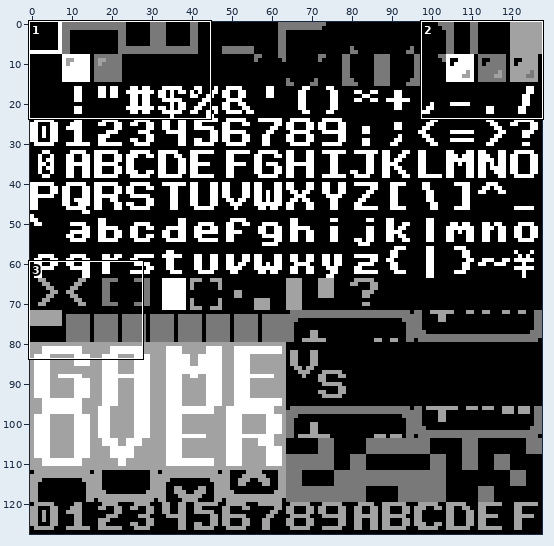
Pixel-art file: images/tiles.aseprite. The picture above shows the old version from afar; the outline marks the close-up.
Close-up. Before the edit:
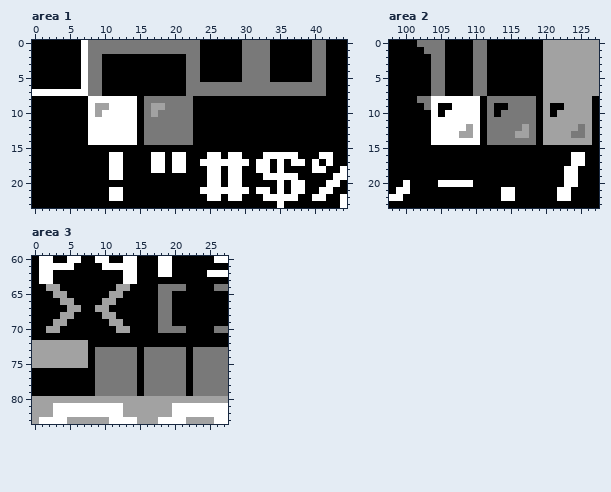
128x128 pixels, 1 frame. Shown: area 1: x 0..44, y 0..23; area 2: x 98..127, y 0..23; area 3: x 0..27, y 60..83. The commit also changed other parts of the picture, which this record leaves out.
Now the later version:
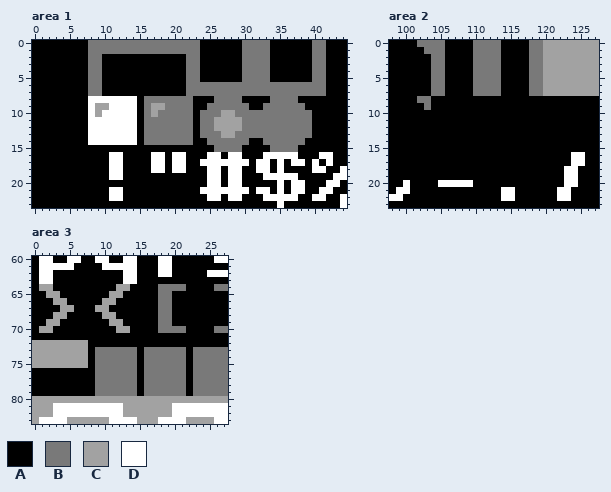
Palette (. is transparent): A #000000  B #797979  C #a2a2a2  D #ffffff
From old to new:
Area 1:
The edit turns colour D into colour A in rows 0 to 6 at x 7; in row 7 at x 0 to 7.
The edit turns colour A into colour B in row 8 at x 26 to 29 and 34 to 37; in row 9 at x 25 to 30 and 33 to 38; in row 10 at x 24 to 26 and 29 to 39; in rows 11 to 12 at x 24 to 25 and 30 to 39; in row 13 at x 24 to 26 and 29 to 39; in row 14 at x 25 to 30 and 33 to 38.
The edit turns colour A into colour B in row 15 at x 26 to 29 and 34 to 37.
The edit turns colour A into colour C in row 10 at x 27 to 28; in rows 11 to 12 at x 26 to 29; in row 13 at x 27 to 28.
Area 2:
The edit turns colour B into colour A in row 8 at x 112 to 118; in row 9 at x 112 and 115 to 118; in row 10 at x 112 and 114 to 118; in row 11 at x 112 to 118; in row 12 at x 112 to 116, 118 and 125; in row 13 at x 112 to 115, 118 and 124 to 125.
The edit turns colour B into colour A in row 14 at x 112 to 118.
The edit turns colour C into colour A in row 8 at x 120 to 126; in row 9 at x 120 and 123 to 126; in row 10 at x 120 and 122 to 126; in row 11 at x 120 to 126; in row 12 at x 109, 117, 120 to 124 and 126; in row 13 at x 108 to 109, 116 to 117, 120 to 123 and 126.
The edit turns colour C into colour A in row 14 at x 120 to 126.
The edit turns colour D into colour A in row 8 at x 104 to 110; in row 9 at x 104 and 107 to 110; in row 10 at x 104 and 106 to 110; in row 11 at x 104 to 110; in row 12 at x 104 to 108 and 110; in row 13 at x 104 to 107 and 110.
The edit turns colour D into colour A in row 14 at x 104 to 110.
The edit turns colour A into colour B in rows 0 to 7 at x 112 to 113 and 118 to 119.
Area 3:
The edit turns colour C into colour A in row 64 at x 3; in row 65 at x 4; in row 66 at x 5; in row 67 at x 6; in row 68 at x 5; in row 69 at x 4.
The edit turns colour C into colour A in row 70 at x 3.
The edit turns colour A into colour C in row 64 at x 1; in row 65 at x 2; in row 66 at x 3; in row 67 at x 4; in row 68 at x 3; in row 69 at x 2.
The edit turns colour A into colour C in row 70 at x 1.
Boxes around the changes in both close-ups, in picture pixels (x1, y1, x2, y2):
changed: (32, 40, 88, 96)
changed: (200, 96, 312, 152)
changed: (431, 40, 592, 145)
changed: (39, 284, 81, 333)
